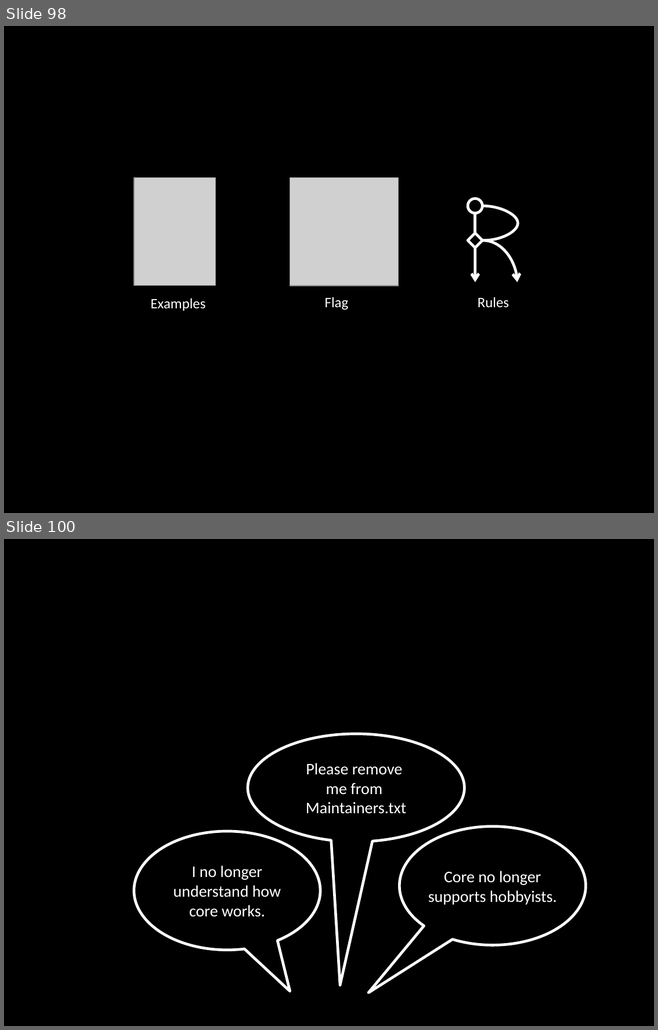
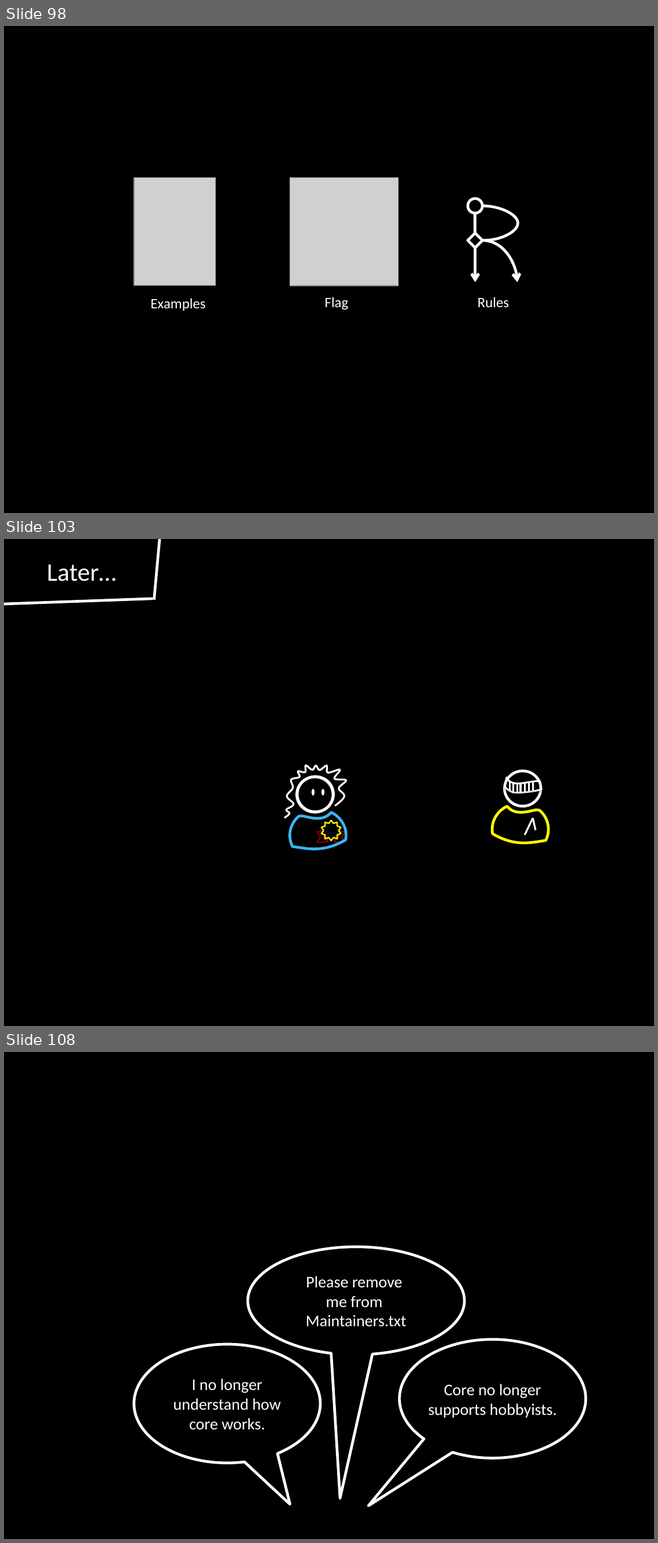
Before and after one commit to socketwench/exampleModuleAintCore, a slide deck: src/exampleModuleAintCore.pptx. Shown one above the other, each under a label of ours: slides 98 and 100 before the commit, slides 98, 103 and 108 after it; the slides between them are not shown. The pictures are 658x1030 and 658x1543 pixels, drawn with LibreOffice and Linux fonts; fonts in the diff are those of the drawing; grey boxes stand for pictures. Boxes give left, top, right and bottom in pixels: in the first picture for what was removed or moved away, otherwise in the second. Text is boxed around its words. In the diff, an @@ line names an element or a change of style, - is before the commit and + after.

```diff
--- a/src/exampleModuleAintCore.pptx
+++ b/src/exampleModuleAintCore.pptx
@@ slide 103 added at [4,539,654,1026], background #000000 @@
@@ line added from (154, 599) to (159, 539), #FFFFFF 3 pt @@
@@ text added at [47,565,117,581], 28 pt, text #FFFFFF @@
+Later…
@@ line added from (4, 604) to (155, 599), #FFFFFF 3 pt @@
@@ group added at [284,765,346,849]: 3 ellipses, 2 freeform shapes, 1 ribbon, 1 star @@
@@ ellipse added at [297,777,333,812], outline #FFFFFF 3 pt @@
@@ group added at [492,771,549,843]: 9 lines, 2 freeform shapes, 1 ellipse @@
@@ what was slide 100 is now slide 108 @@
```
Also in this commit, not shown: 1 slide changed, 11 other slides added, 2 other files.
